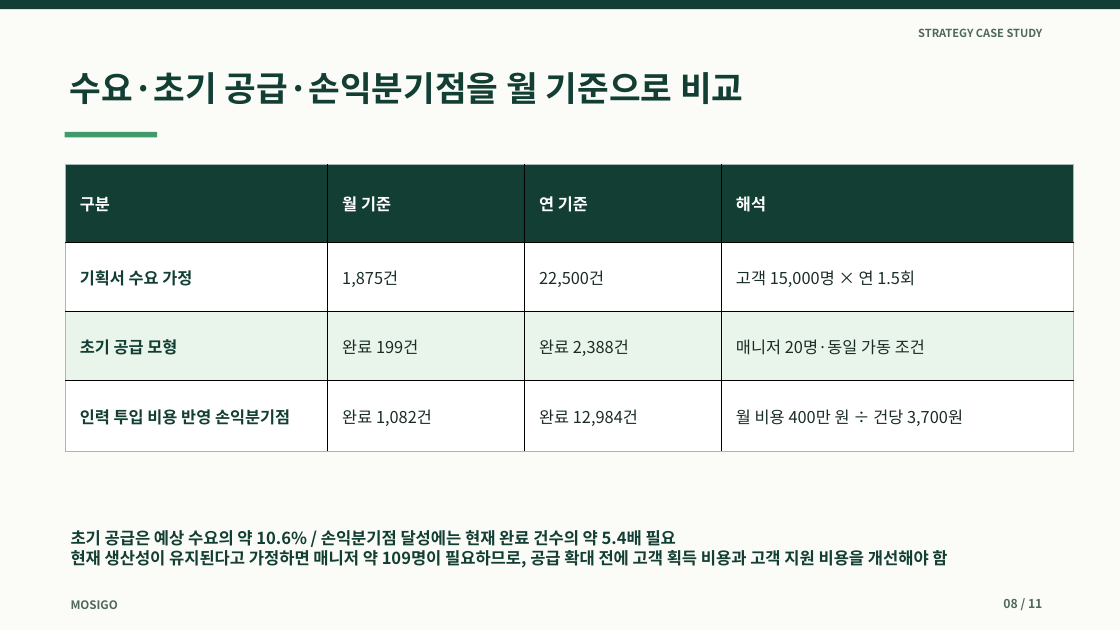
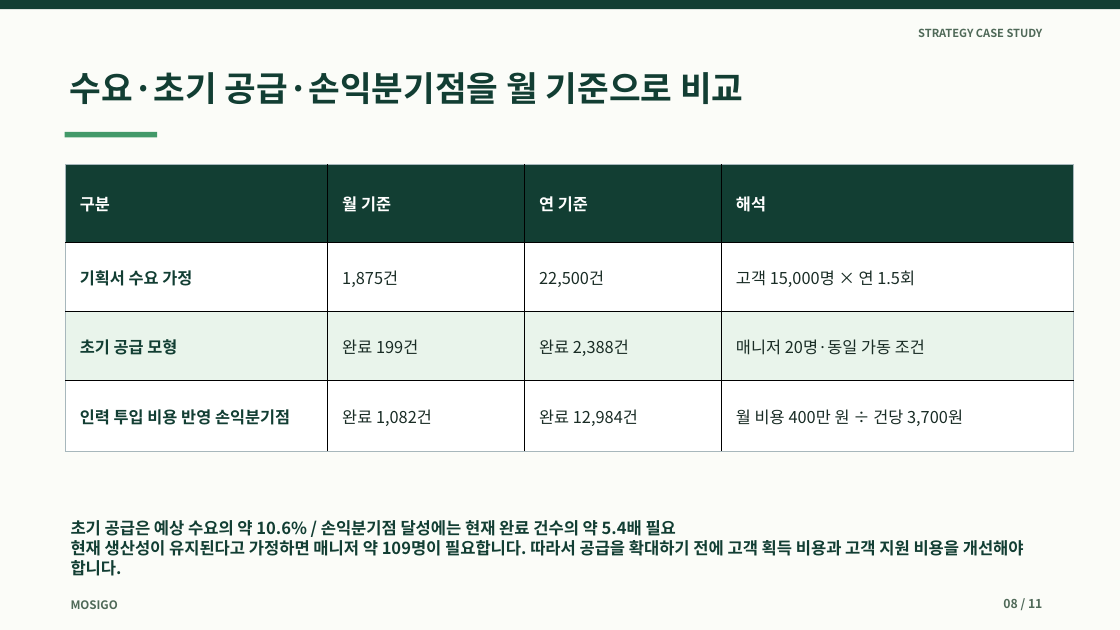
Before and after one commit to dohyunkimmm/mosigo-case-study, a slide deck: slide 8 of downloads/mosigo_report.pptx. Drawn at 1120x630 pixels with LibreOffice and Linux fonts; fonts in the diff are those of the drawing. Boxes give left, top, right and bottom in pixels: in the first picture for what was removed or moved away, otherwise in the second. Text is boxed around its words. In the diff, an @@ line names an element or a change of style, - is before the commit and + after.

```diff
--- a/downloads/mosigo_report.pptx
+++ b/downloads/mosigo_report.pptx
@@ text at bbox=[71, 540, 1024, 576]: text changed @@
-현재 생산성이 유지된다고 가정하면 매니저 약 109명이 필요하므로, 공급 확대 전에 고객 획득 비용과 고객 지원 비용을 개선해야 함
+현재 생산성이 유지된다고 가정하면 매니저 약 109명이 필요합니다. 따라서 공급을 확대하기 전에 고객 획득 비용과 고객 지원 비용을 개선해야 합니다.
```
Also in this commit, not shown: 6 other slides changed, 15 other files.
